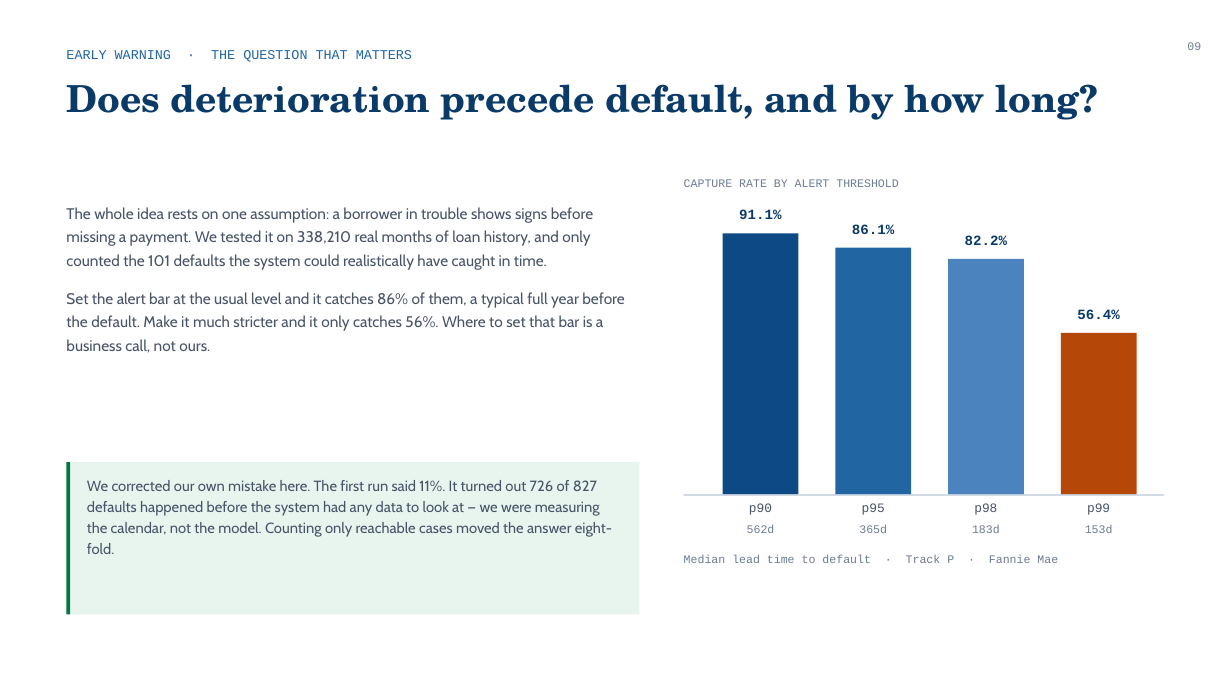
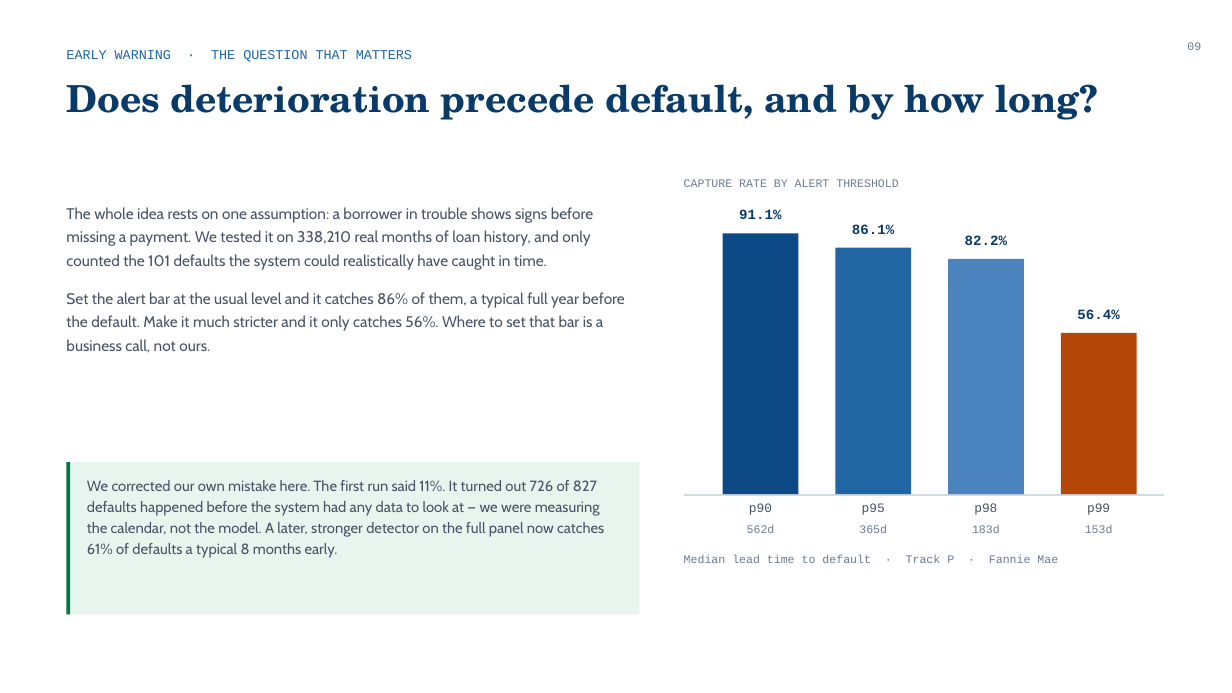
Before and after one commit to Divanshu0212/AILendingHub, a slide deck: slide 9 of Lending_Hub_EPIC_8.pptx. Drawn at 1232x693 pixels with LibreOffice and Linux fonts; fonts in the diff are those of the drawing. Boxes give left, top, right and bottom in pixels: in the first picture for what was removed or moved away, otherwise in the second. Text is boxed around its words. In the diff, an @@ line names an element or a change of style, - is before the commit and + after.

```diff
--- a/Lending_Hub_EPIC_8.pptx
+++ b/Lending_Hub_EPIC_8.pptx
@@ text at (87,480,604,558): text changed @@
-We corrected our own mistake here. The first run said 11%. It turned out 726 of 827 defaults happened before the system had any data to look at — we were measuring the calendar, not the model. Counting only reachable cases moved the answer eight-fold.
+We corrected our own mistake here. The first run said 11%. It turned out 726 of 827 defaults happened before the system had any data to look at — we were measuring the calendar, not the model. A later, stronger detector on the full panel now catches 61% of defaults a typical 8 months early.
```
Also in this commit, not shown: 1 other slide changed, 5 other files.
